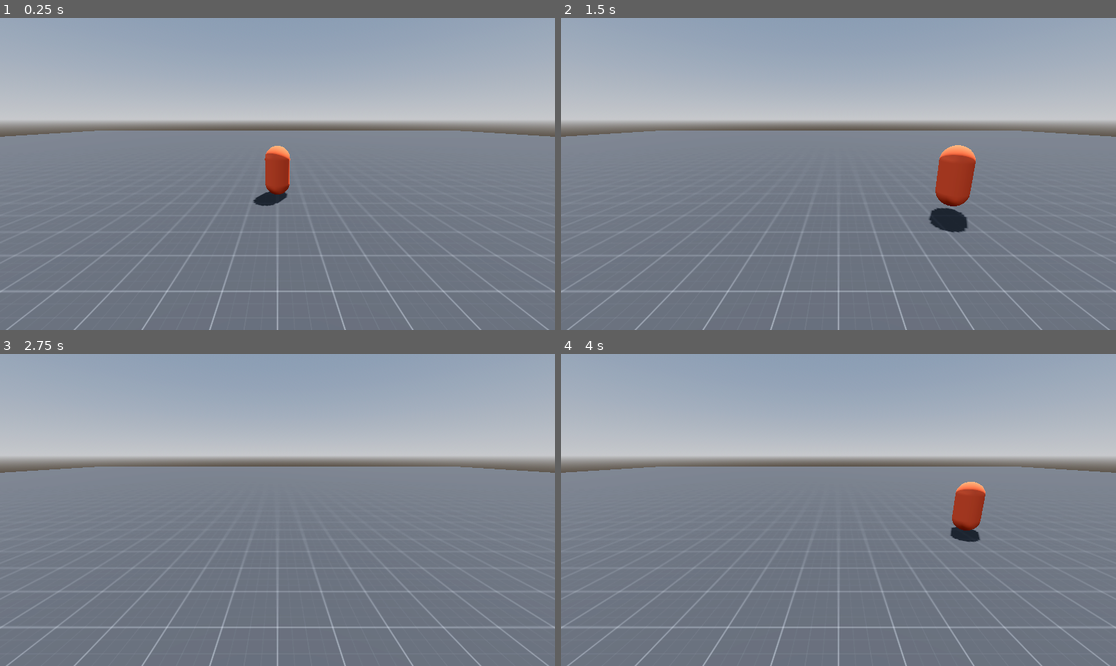
Above: before the commit, frames 1-4 (two rows, left to right).
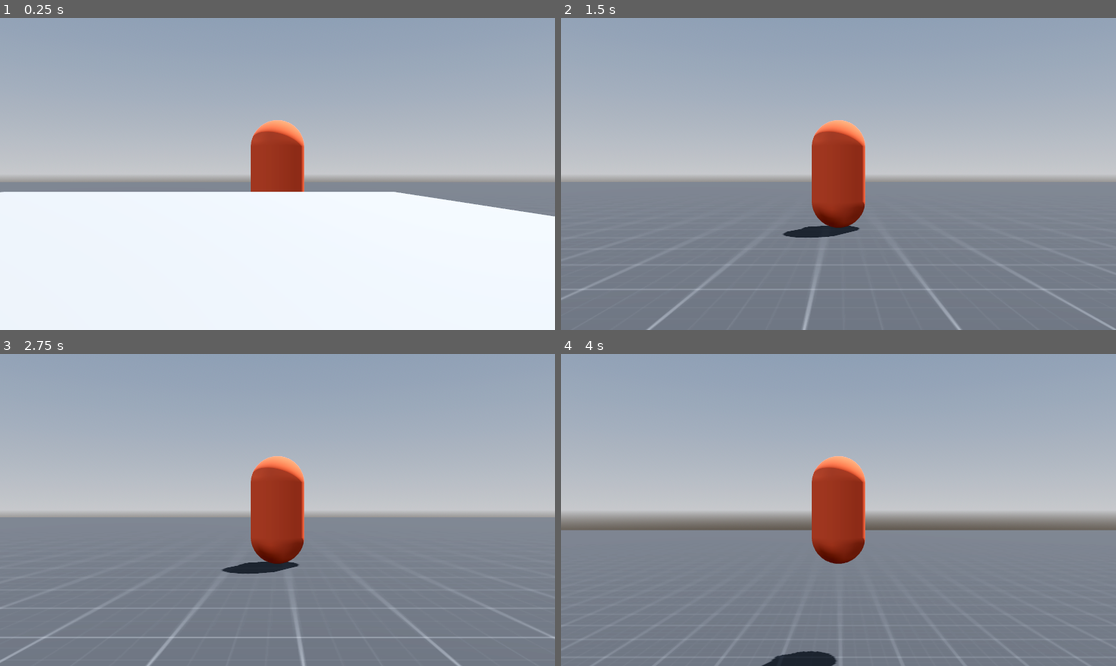
Above: after the commit, the same moments.

Repository: andersonmadeira/3d-character-controller
Game: Godot game, scene res://scenes/playground.tscn
Two runs of this game, one before a commit and one after it. Both use one fixed random seed, a clock stepped at 60 frames per second and the inputs below.
Inputs (mouse positions are in pixels of both pictures, inside the frame that each line leads up to):
- Up to frame 1 (0.25 s): no input
- Up to frame 2 (1.5 s): move the mouse to (960, 158) at 0.52 s; hold D (move_right) 0.53-1.28 s; tap Space (jump) at 0.6, 0.77, 1.07 s; click (960, 158) at 0.67 s; move the mouse to (727, 189) at 1.27 s; hold S (move_down) from 1.28 s (still down); tap Shift (run) at 1.35 s; click (727, 189) at 1.42 s
- Up to frame 3 (2.75 s): tap Space (jump) at 1.52, 1.55, 1.82, 2.1 s; move the mouse to (333, 441) at 2.02 s; release S (move_down) at 2.03 s; hold D (move_right) from 2.03 s (still down); click (333, 441) at 2.17 s
- Up to frame 4 (4 s): move the mouse to (810, 572) at 2.77 s; release D (move_right) at 2.78 s; hold W (move_up) 2.78-3.53 s; tap Shift (run) at 2.85 s; click (810, 572) at 2.92 s; tap Space (jump) at 3.02, 3.05, 3.32, 3.6, 3.77 s; move the mouse to (1005, 556) at 3.52 s; hold A (move_left) from 3.53 s (still down); click (1005, 556) at 3.67 s

The runs differ from the first frame. In frame 1, 63% of the frame differs, in the area x 0-100%, y 31-100%; in frame 2, 24%; in frame 3, 24%; in frame 4, 26%.

Commit message:
feat: camera control

Diff:
--- a/project.godot
+++ b/project.godot
@@ -47,3 +47,7 @@
 "events": [Object(InputEventKey,"resource_local_to_scene":false,"resource_name":"","device":-1,"window_id":0,"alt_press …(195 unchanged characters)…
 ]
 }
+
+[rendering]
+
+anti_aliasing/quality/msaa_3d=2
--- a/scenes/playground.tscn
+++ b/scenes/playground.tscn
@@ -1,7 +1,8 @@
-[gd_scene load_steps=12 format=3 uid="uid://b0fl4sjl74o54"]
+[gd_scene load_steps=20 format=3 uid="uid://b0fl4sjl74o54"]
 
 [ext_resource type="Script" path="res://scripts/player.gd" id="1_1775d"]
 [ext_resource type="Texture2D" uid="uid://cptbdwk08rjaj" path="res://textures/Dark/texture_01.png" id="2_3w0lp"]
+[ext_resource type="Script" path="res://scripts/camera_controller.gd" id="3_27v60"]
 
 [sub_resource type="ProceduralSkyMaterial" id="ProceduralSkyMaterial_nfsob"]
 sky_horizon_color = Color(0.64625, 0.65575, 0.67075, 1)
@@ -21,6 +22,14 @@
 [sub_resource type="StandardMaterial3D" id="StandardMaterial3D_1djy3"]
 albedo_color = Color(1, 0.354497, 0.1926, 1)
 
+[sub_resource type="CylinderMesh" id="CylinderMesh_1y8c7"]
+top_radius = 0.465
+bottom_radius = 0.235
+height = 0.89
+
+[sub_resource type="StandardMaterial3D" id="StandardMaterial3D_lpmal"]
+albedo_color = Color(0.948303, 0.485919, 0.365688, 1)
+
 [sub_resource type="CapsuleShape3D" id="CapsuleShape3D_sv6ik"]
 
 [sub_resource type="WorldBoundaryShape3D" id="WorldBoundaryShape3D_2fy0a"]
@@ -32,6 +41,50 @@
 albedo_texture = ExtResource("2_3w0lp")
 uv1_scale = Vector3(50, 50, 50)
 
+[sub_resource type="BoxMesh" id="BoxMesh_8wav0"]
+size = Vector3(5, 0.5, 5)
+
+[sub_resource type="ConvexPolygonShape3D" id="ConvexPolygonShape3D_r722l"]
+points = PackedVector3Array(-2.5, -0.25, -2.5, -2.5, 0.25, -2.5, 2.5, -0.25, -2.5, -2.5, -0.25, 2.5, -2.5, 0.25, 2.5, 2.5, 0.25, -2.5, 2.5, -0.25, 2.5, 2.5, 0.25, 2.5)
+
+[sub_resource type="Animation" id="Animation_nahy2"]
+resource_name = "move"
+length = 5.0
+loop_mode = 2
+tracks/0/type = "value"
+tracks/0/imported = false
+tracks/0/enabled = true
+tracks/0/path = NodePath(".:position")
+tracks/0/interp = 1
+tracks/0/loop_wrap = true
+tracks/0/keys = {
+"times": PackedFloat32Array(0, 5),
+"transitions": PackedFloat32Array(1, 1),
+"update": 0,
+"values": [Vector3(0, 0, 0), Vector3(0, 12, 0)]
+}
+
+[sub_resource type="Animation" id="Animation_2s8ki"]
+length = 0.001
+tracks/0/type = "value"
+tracks/0/imported = false
+tracks/0/enabled = true
+tracks/0/path = NodePath(".:position")
+tracks/0/interp = 1
+tracks/0/loop_wrap = true
+tracks/0/keys = {
+"times": PackedFloat32Array(0),
+"transitions": PackedFloat32Array(1),
+"update": 0,
+"values": [Vector3(0, 0, 0)]
+}
+
+[sub_resource type="AnimationLibrary" id="AnimationLibrary_6jpwc"]
+_data = {
+"RESET": SubResource("Animation_2s8ki"),
+"move": SubResource("Animation_nahy2")
+}
+
 [node name="Playground" type="Node3D"]
 
 [node name="WorldEnvironment" type="WorldEnvironment" parent="."]
@@ -41,13 +94,24 @@
 transform = Transform3D(-0.866025, -0.433013, 0.25, 0, 0.5, 0.866025, -0.5, 0.75, -0.433013, 0, 0, 0)
 shadow_enabled = true
 
-[node name="Player" type="CharacterBody3D" parent="."]
-transform = Transform3D(1, 0, 0, 0, 1, 0, 0, 0, 1, 0, 1, 0)
+[node name="Player" type="CharacterBody3D" parent="." node_paths=PackedStringArray("camera_controller", "body")]
+transform = Transform3D(1, 0, 0, 0, 1, 0, 0, 0, 1, 1, 1, -5)
 script = ExtResource("1_1775d")
+walk_speed = 8.0
+gravity_multiplier = 4.5
+jump_velocity = 12.0
+camera_controller = NodePath("../CameraController")
+body = NodePath("Body")
 
-[node name="MeshInstance3D" type="MeshInstance3D" parent="Player"]
+[node name="Body" type="MeshInstance3D" parent="Player"]
 mesh = SubResource("CapsuleMesh_o8b7p")
 surface_material_override/0 = SubResource("StandardMaterial3D_1djy3")
+
+[node name="Face" type="MeshInstance3D" parent="Player/Body"]
+transform = Transform3D(-5.73206e-15, -1.31134e-07, 1, 1, -4.37114e-08, 0, 4.37114e-08, 1, 1.31134e-07, 0, 0.429739, -0.310306)
+mesh = SubResource("CylinderMesh_1y8c7")
+skeleton = NodePath("../..")
+surface_material_override/0 = SubResource("StandardMaterial3D_lpmal")
 
 [node name="CollisionShape3D" type="CollisionShape3D" parent="Player"]
 shape = SubResource("CapsuleShape3D_sv6ik")
@@ -61,10 +125,30 @@
 mesh = SubResource("PlaneMesh_p5wip")
 surface_material_override/0 = SubResource("StandardMaterial3D_oxjpp")
 
-[node name="SpringArm3D" type="SpringArm3D" parent="."]
-transform = Transform3D(1, 0, 0, 0, 1, 0, 0, 0, 1, 0, 3, 0)
+[node name="CameraController" type="Node3D" parent="." node_paths=PackedStringArray("follow_target")]
+script = ExtResource("3_27v60")
+follow_target = NodePath("../Player")
+
+[node name="InnerGimbal" type="Node3D" parent="CameraController"]
+
+[node name="SpringArm3D" type="SpringArm3D" parent="CameraController/InnerGimbal"]
 collision_mask = 2
 spring_length = 8.0
 
-[node name="Camera3D" type="Camera3D" parent="SpringArm3D"]
-transform = Transform3D(1, 0, 0, 0, 0.965926, 0.258819, 0, -0.258819, 0.965926, 0, 6, 0)
+[node name="Camera3D" type="Camera3D" parent="CameraController/InnerGimbal/SpringArm3D"]
+transform = Transform3D(1, 0, 0, 0, 1, 0, 0, 0, 1, 0, 6, 0)
+fov = 40.0
+
+[node name="AnimatableBody3D" type="AnimatableBody3D" parent="."]
+
+[node name="MeshInstance3D" type="MeshInstance3D" parent="AnimatableBody3D"]
+mesh = SubResource("BoxMesh_8wav0")
+
+[node name="CollisionShape3D" type="CollisionShape3D" parent="AnimatableBody3D"]
+shape = SubResource("ConvexPolygonShape3D_r722l")
+
+[node name="AnimationPlayer" type="AnimationPlayer" parent="AnimatableBody3D"]
+libraries = {
+"": SubResource("AnimationLibrary_6jpwc")
+}
+autoplay = "move"
--- /dev/null
+++ b/scripts/camera_controller.gd
@@ -0,0 +1,42 @@
+extends Node3D
+class_name CameraController
+
+@export var follow_target: Node3D
+@export var follow_speed: float = 4.0
+@export var zoom_speed: float = 1.5
+@export var min_zoom: float = 3
+@export var max_zoom: float = 20
+@export var mouse_sensitivity = 0.0015
+
+@onready var inner_gimbal: Node3D = $InnerGimbal
+@onready var spring_arm: SpringArm3D = $InnerGimbal/SpringArm3D
+
+var _is_mouse_controlling: bool = false
+
+func _physics_process(delta: float) -> void:
+	global_position = follow_target.global_position
+	# NOTE: lerping ended up weird idk
+	#global_position = lerp(global_position, follow_target.global_position, follow_speed * delta)
+
+func _unhandled_input(event: InputEvent) -> void:
+	if event is InputEventMouseButton:
+		if event.button_index == MOUSE_BUTTON_RIGHT:
+			_is_mouse_controlling = event.is_pressed()
+			Input.mouse_mode = Input.MOUSE_MODE_CAPTURED if _is_mouse_controlling else Input.MOUSE_MODE_VISIBLE
+		if event.is_pressed() and event.button_index == MOUSE_BUTTON_WHEEL_UP:
+			_zoom_in()
+		if event.is_pressed() and event.button_index == MOUSE_BUTTON_WHEEL_DOWN:
+			_zoom_out()
+
+	if event is InputEventMouseMotion and _is_mouse_controlling:
+		inner_gimbal.rotation.x -= event.relative.y * mouse_sensitivity
+		inner_gimbal.rotation_degrees.x = clamp(inner_gimbal.rotation_degrees.x, -60.0, 00.0)
+		rotation.y -= event.relative.x * mouse_sensitivity
+
+func _zoom_in() -> void:
+	spring_arm.spring_length -= 1
+	spring_arm.spring_length = clamp(spring_arm.spring_length, min_zoom, max_zoom)
+
+func _zoom_out() -> void:
+	spring_arm.spring_length += 1
+	spring_arm.spring_length = clamp(spring_arm.spring_length, min_zoom, max_zoom)
--- a/scripts/player.gd
+++ b/scripts/player.gd
@@ -2,10 +2,22 @@
 
 @export var walk_speed: float = 5.0
 @export var run_speed: float= 15.0
+@export var acceleration = 4.0
 @export var gravity_multiplier: float = 1.0
 @export var jump_velocity: float = 4.5
+@export var camera_controller: CameraController
+@export var body: MeshInstance3D
+@export var rotation_speed: float = 12.0
+
+# TODO: Fix textures getting blurred from far camera
+# TODO: Implement variable jump height
+# TODO: Implement double jump (Set the number of allowed consecutive jumps)
+# TODO: Implement jump buffer
+# TODO: Implement coyote time
+# TODO: Procedurally generate pipes for the player to slide on https://www.youtube.com/watch?v=4nOEVPjVmjc&ab_channel=BeauSeymour
 
 var _is_running: bool = false
+var _direction: Vector3
 
 func _unhandled_input(event: InputEvent) -> void:
 	if event.is_action_released("run"):
@@ -15,6 +27,7 @@
 
 func _physics_process(delta: float) -> void:
 	# Handle gravity
+	# TODO: Limit y velocity (aka gravity)
 	if not is_on_floor():
 		velocity += get_gravity() * gravity_multiplier * delta
 
@@ -23,18 +36,29 @@
 		velocity.y = jump_velocity
 
 	# Handle movement velocity
-	var speed := _get_movement_speed()
-	var input_dir := Input.get_vector("move_left", "move_right", "move_up", "move_down")
-	var direction := (transform.basis * Vector3(input_dir.x, 0, input_dir.y)).normalized()
-	if direction:
-		velocity.x = direction.x * speed
-		velocity.z = direction.z * speed
-	else:
-		velocity.x = move_toward(velocity.x, 0, speed)
-		velocity.z = move_toward(velocity.z, 0, speed)
+	_update_movement_velocity(delta)
 
 	# Move
 	move_and_slide()
 
+	# Update rotation
+	_update_model_rotation(delta)
+
+func _update_movement_velocity(delta: float) -> void:
+	var velocity_y = velocity.y
+	velocity.y = 0
+
+	var input_dir := Input.get_vector("move_left", "move_right", "move_up", "move_down")
+	_direction = Vector3(input_dir.x, 0, input_dir.y).rotated(Vector3.UP, camera_controller.rotation.y)
+	var speed := _get_movement_speed()
+
+	velocity = lerp(velocity, _direction * speed, acceleration * delta)
+	velocity.y = velocity_y
+
 func _get_movement_speed() -> float:
 	return run_speed if _is_running else walk_speed
+
+func _update_model_rotation(delta: float) -> void:
+	# TODO: This rotation must be towards the movement direction, not exactly the camera, maybe that's why I had the Orientation node?
+	if velocity.length() > 1.0:
+		body.rotation.y = lerp_angle(body.rotation.y, camera_controller.rotation.y, rotation_speed * delta)
